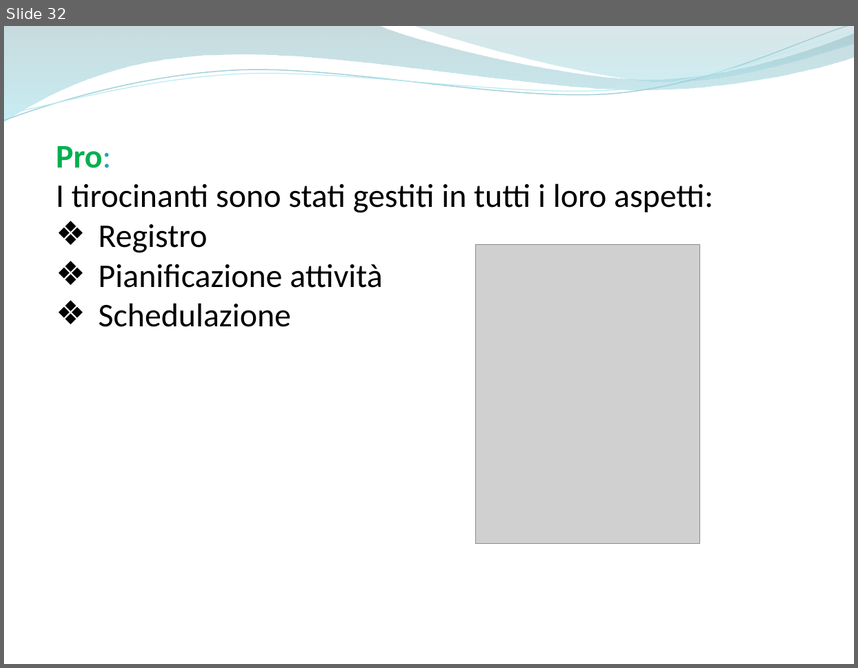
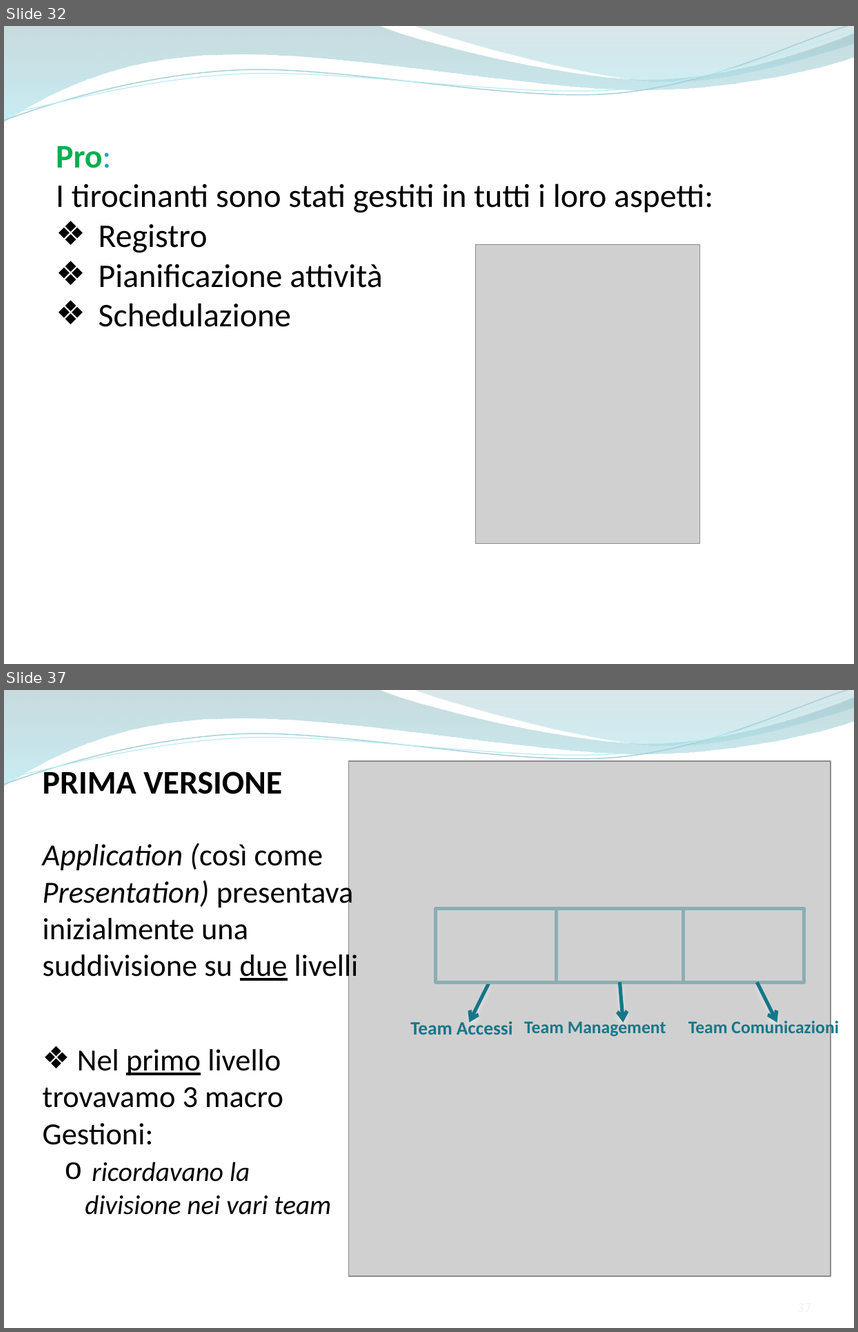
Before and after one commit to ammirate/at-silo, a slide deck: Presentazione/Atsilo2/Atsilo_M_PresentazioneFinale.pptx. Shown one above the other, each under a label of ours: slide 32 before the commit, slides 32 and 37 after it; the slides between them are not shown. The pictures are 858x668 and 858x1332 pixels, drawn with LibreOffice and Linux fonts; fonts in the diff are those of the drawing; grey boxes stand for pictures. Boxes give left, top, right and bottom in pixels: in the first picture for what was removed or moved away, otherwise in the second. Text is boxed around its words. In the diff, an @@ line names an element or a change of style, - is before the commit and + after.

```diff
--- a/Presentazione/Atsilo2/Atsilo_M_PresentazioneFinale.pptx
+++ b/Presentazione/Atsilo2/Atsilo_M_PresentazioneFinale.pptx
@@ slide 37 added at bbox=[4, 690, 854, 1328], background #FFFFFF; not listed: 4 template elements that a slide beside it also shows @@
@@ text added at bbox=[43, 766, 359, 983], 26 pt, text #000000 @@
+PRIMA VERSIONE
+Application (così come Presentation) presentava inizialmente una suddivisione su due livelli
@@ picture added at bbox=[349, 761, 831, 1276] @@
@@ rectangle added at bbox=[436, 909, 557, 983], outline #8AAFB5 3 pt @@
@@ rectangle added at bbox=[557, 909, 684, 983], outline #8AAFB5 3 pt @@
@@ rectangle added at bbox=[683, 909, 804, 983], outline #8AAFB5 3 pt @@
@@ arrow added from (489, 983) to (469, 1023), #167689 3 pt @@
@@ arrow added from (619, 983) to (623, 1023), #167689 3 pt @@
@@ arrow added from (757, 983) to (777, 1023), #167689 3 pt @@
@@ text added at bbox=[410, 1018, 513, 1034], 16 pt, text #167689, bold @@
+Team Accessi
@@ text added at bbox=[524, 1018, 666, 1036], 15 pt, text #167689, bold @@
+Team Management
@@ text added at bbox=[688, 1018, 839, 1037], 15 pt, text #167689, bold @@
+Team Comunicazioni
@@ text added at bbox=[43, 1049, 331, 1214], 26 pt, text #000000 @@
+❖ Nel primo livello trovavamo 3 macro Gestioni:
+  o ricordavano la divisione nei vari team
```
Also in this commit, not shown: 7 slides changed, 8 other slides added, 1 slide removed.
